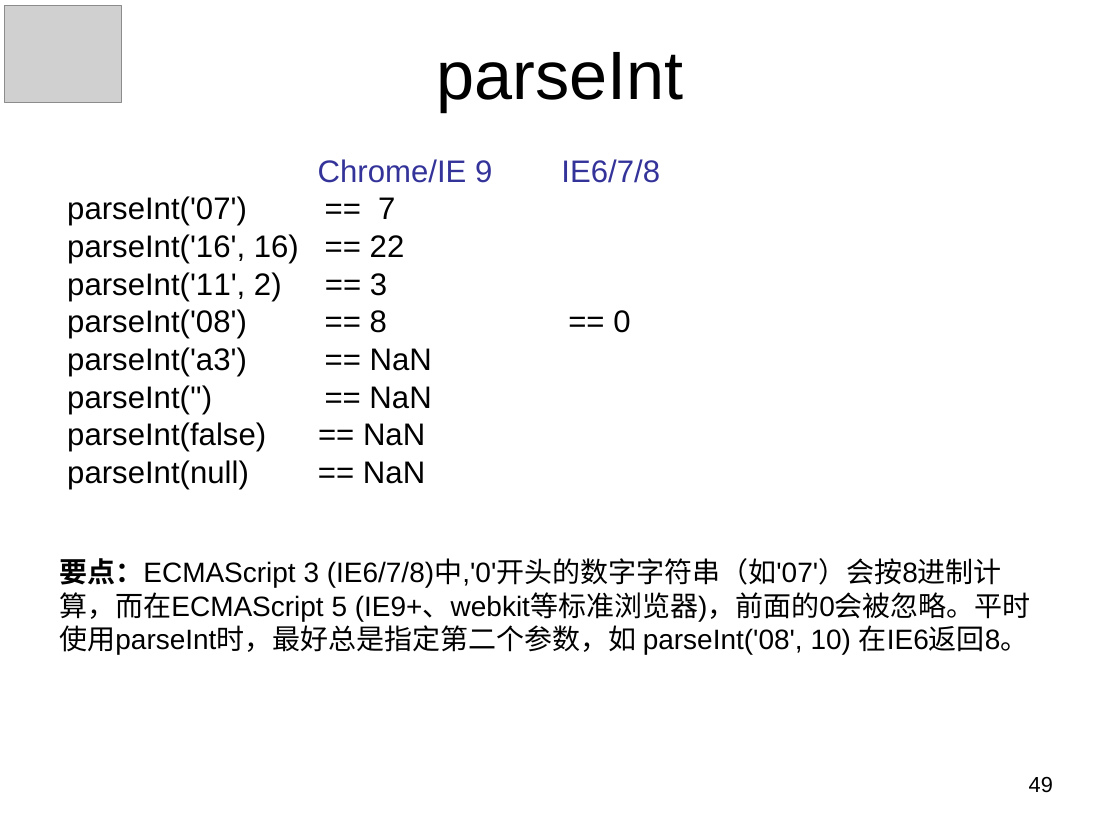
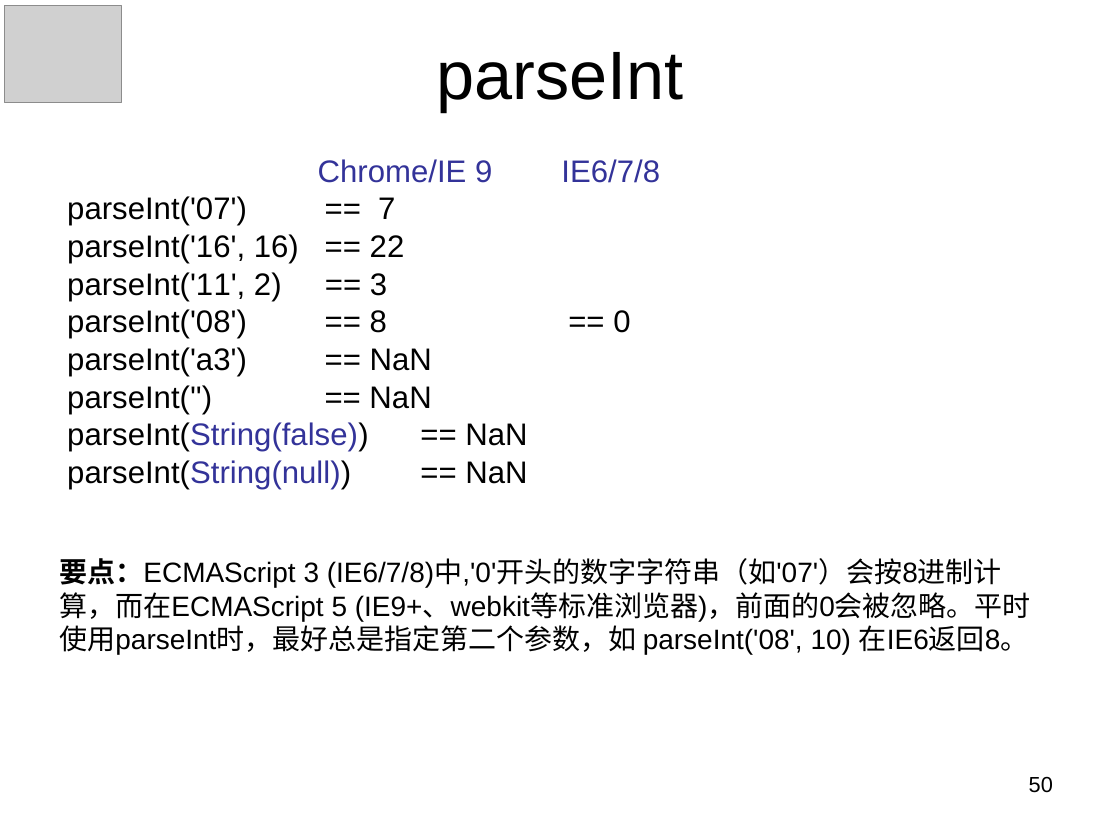
Before and after one commit to panxuepeng/javascript, a slide deck: slide 50 of ppt/1-1（第一天课程）.ppt (slide 49 before the commit). Drawn at 1120x840 pixels with LibreOffice and Linux fonts; fonts in the diff are those of the drawing; grey boxes stand for pictures. Boxes give left, top, right and bottom in pixels: in the first picture for what was removed or moved away, otherwise in the second. Text is boxed around its words. In the diff, an @@ line names an element or a change of style, - is before the commit and + after.

```diff
--- a/ppt/1-1（第一天课程）.ppt
+++ b/ppt/1-1（第一天课程）.ppt
@@ text at (67,422,527,489): text changed @@
-parseInt(false) == NaN
-parseInt(null) == NaN
+parseInt(String(false)) == NaN
+parseInt(String(null)) == NaN
@@ page number at (1029,776,1053,793): text changed @@
-49
+50
```
Also in this commit, not shown: 11 other slides changed, 5 slides added, 2 slides removed.
